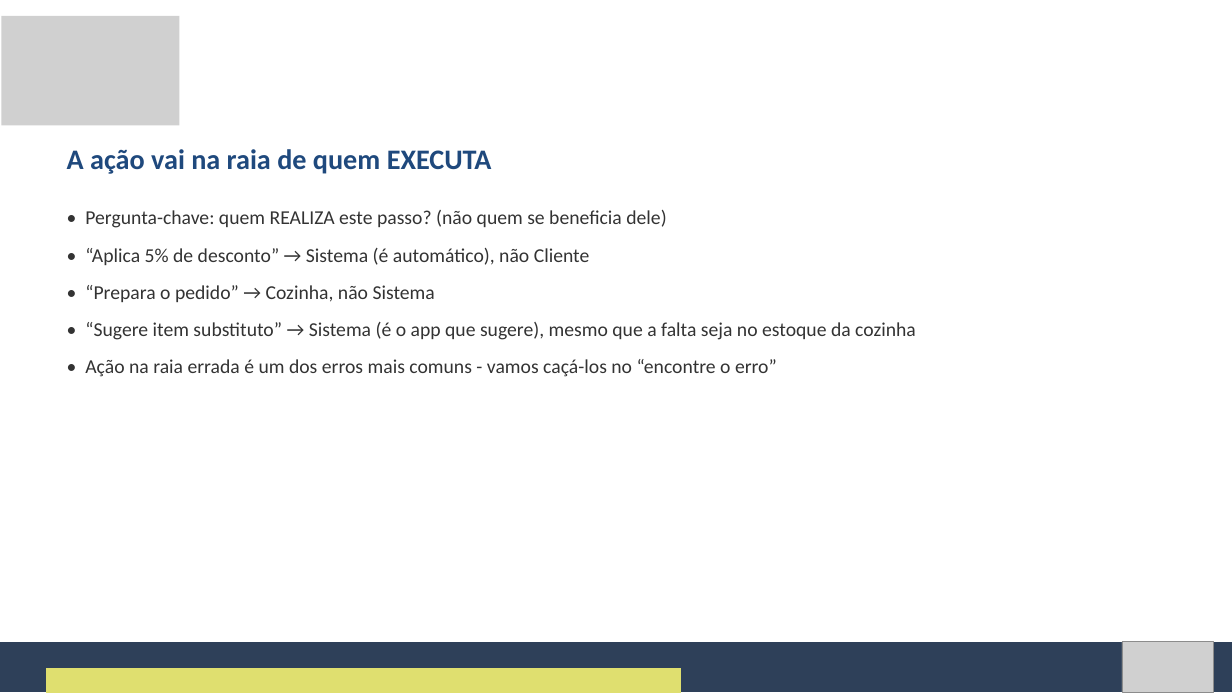
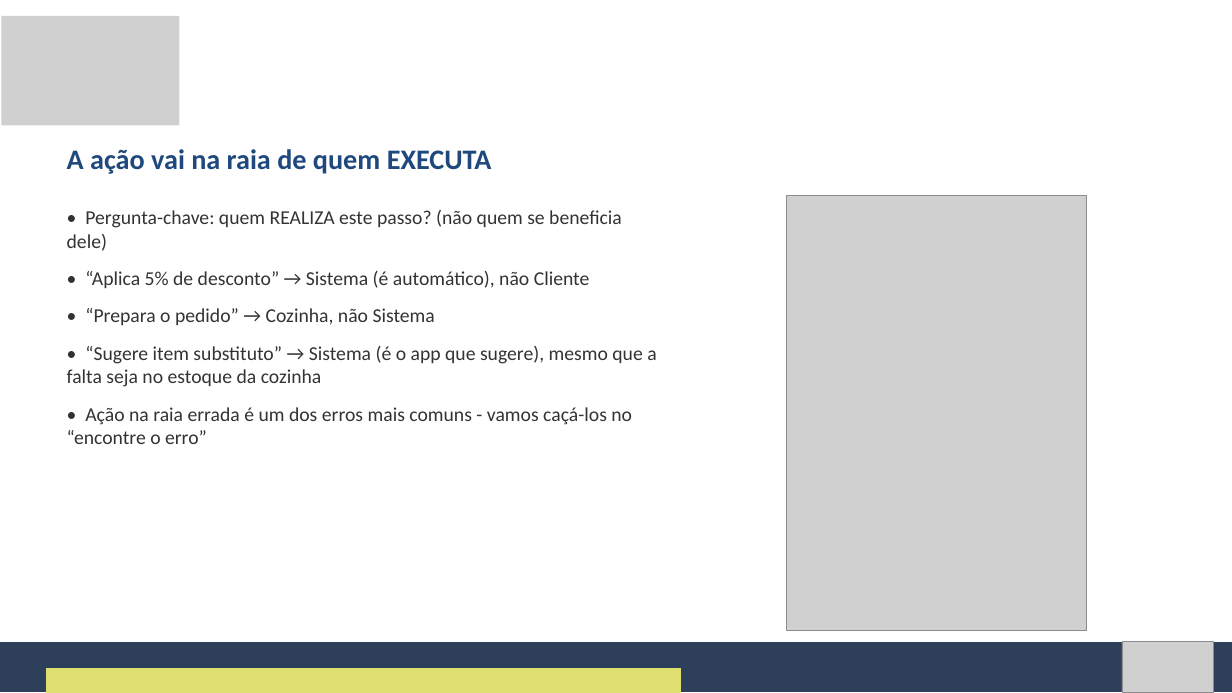
Before and after one commit to Natan20/Curso-Modelagem-De-Sistemas-Material, a slide deck: slide 47 of Aula 07 - 02-10-2026/Aula 7 - Slides.pptx. Drawn at 1232x693 pixels with LibreOffice and Linux fonts; fonts in the diff are those of the drawing; grey boxes stand for pictures. Boxes give left, top, right and bottom in pixels: in the first picture for what was removed or moved away, otherwise in the second. Text is boxed around its words. In the diff, an @@ line names an element or a change of style, - is before the commit and + after.

Commit message:
Aula 7: exemplos visuais nos slides 42, 45, 47 e 120 e une os slides do mapa do draw.io

```diff
--- a/Aula 07 - 02-10-2026/Aula 7 - Slides.pptx
+++ b/Aula 07 - 02-10-2026/Aula 7 - Slides.pptx
@@ text "• Pergunta-chave: quem REALIZA este ..." rewrapped from <box>85,210,916,377</box> to <box>67,210,656,444</box> @@
@@ picture added at <box>787,195,1086,630</box> @@
```
Also in this commit, not shown: 8 other slides changed, 1 slide removed.
